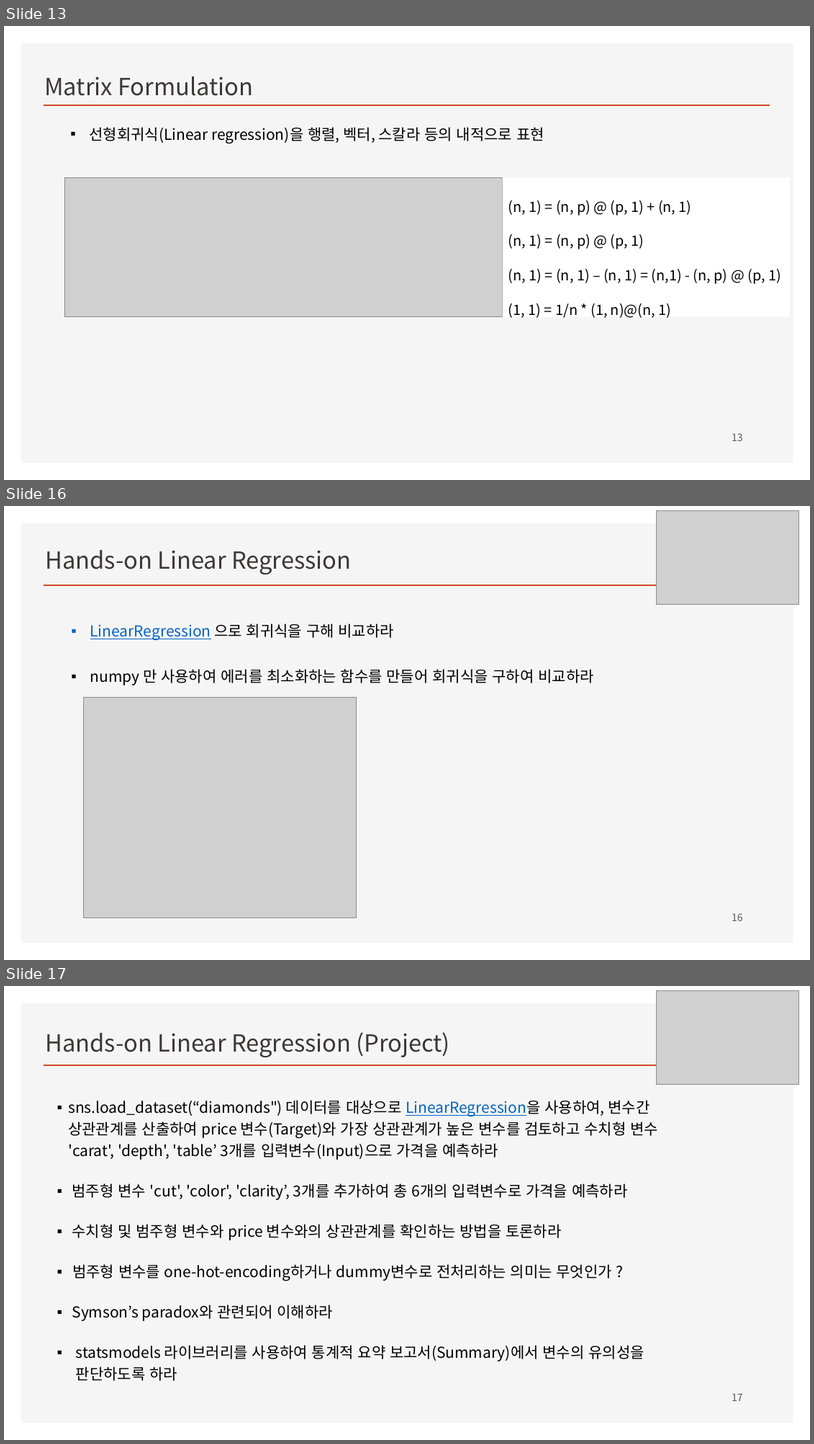
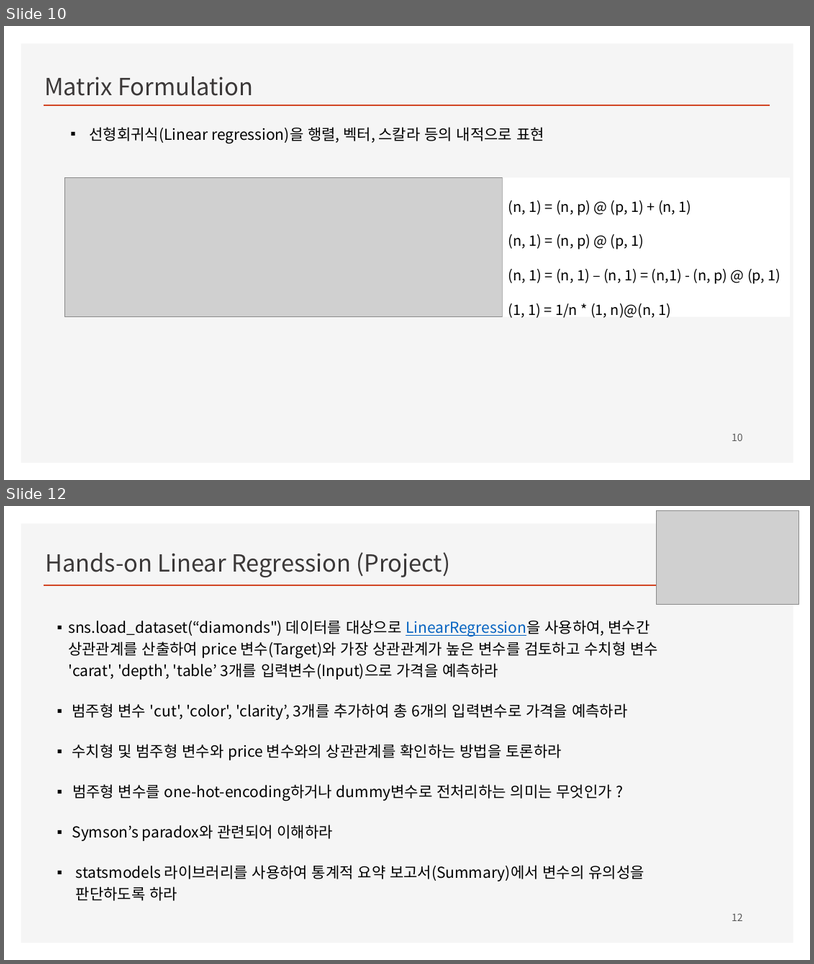
Before and after one commit to ancestor9/mathematics-for-machine-learning, a slide deck: Linear_Algebra/w4_Perceptron_Regression.pptx. Shown one above the other, each under a label of ours: slides 13, 16 and 17 before the commit, slides 10 and 12 after it; the slides between them are not shown. The pictures are 814x1444 and 814x964 pixels, drawn with LibreOffice and Linux fonts; fonts in the diff are those of the drawing; grey boxes stand for pictures; background and template pictures are left out. Boxes give left, top, right and bottom in pixels: in the first picture for what was removed or moved away, otherwise in the second. Text is boxed around its words. In the diff, an @@ line names an element or a change of style, - is before the commit and + after.

```diff
--- a/Linear_Algebra/w4_Perceptron_Regression.pptx
+++ b/Linear_Algebra/w4_Perceptron_Regression.pptx
@@ slide 16 removed at [4,506,810,960], background #FFFFFF; not listed: 2 template elements that a slide beside it also shows @@
@@ picture removed at [657,510,799,605] @@
@@ text removed at [46,550,351,574] @@
-Hands-on Linear Regression
@@ text removed at [90,623,594,685] @@
-▪ LinearRegression 으로 회귀식을 구해 비교하라
-▪ numpy 만 사용하여 에러를 최소화하는 함수를 만들어 회귀식을 구하여 비교하라
@@ picture removed at [84,698,357,917] @@
@@ page number removed at [732,913,743,921] @@
-16
@@ what was slide 13 is now slide 10 @@
@@ page number at [732,433,743,441]: text changed @@
-13
+10
@@ what was slide 17 is now slide 12 @@
@@ page number at [732,913,743,921]: text changed @@
-17
+12
```
Also in this commit, not shown: 8 slides changed, 5 other slides removed.
